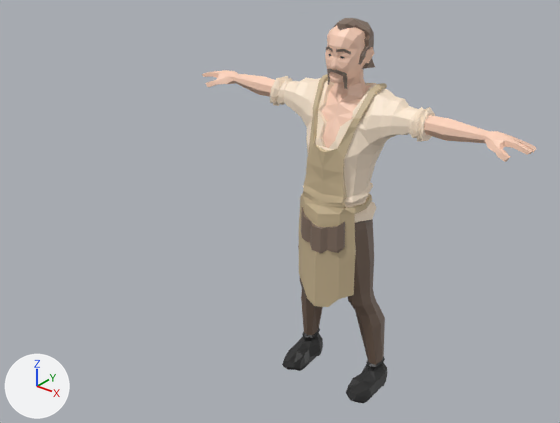
Two versions of the Blender file resources/blender/lp_peasant_1.blend, one commit apart.
Camera for both pictures: a camera (50 mm lens) standing at (1.78, -2.7, 2.45) and looking at (-0.17, -0.26, 0.93). Lighting does not change. The marker at lower left points along +X, +Y and +Z. The picture after the commit comes second.

In view in the first picture: 'peasant_1'.
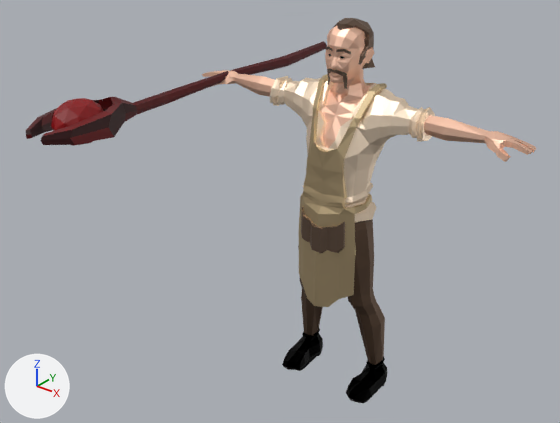
The newer file is also turned or shifted as a whole; pictures and numbers use the older file's frame.

What differs and where, as boxes (x1, y1, x2, y2) in the pictures (560 x 423 px):
'peasant_1', recoloured
    both: (202, 18, 536, 403)
'Staff_Cylinder', added (red)
    after: (26, 41, 327, 146)

What changed in the scene script:
```text
Add img_diff_png:
    img_diff_png = load_image('diff.png', '../models/static/FireStaff/diff.png', 2, 2, 'sRGB')
Add img_diff_png_001:
    img_diff_png_001 = load_image('diff.png.001', '../models/static/FireStaff/diff.png', 2, 2, 'Non-Color')
Add mat_people_texture_map_001:
    mat_people_texture_map_001 = principled_material('People_texture_map.001')
    mat_people_texture_map_001.texture = img_diffuse_texture
    mat_people_texture_map_001.metallic = 1.0
    mat_people_texture_map_001.roughness = 0.553
    mat_people_texture_map_001.specular_ior_level = 1.0
Add mat_material:
    mat_material = bpy.data.materials.new('Material')
    # uses the picture img_diff_png
    # uses the picture img_diff_png_001
Change me_mesh_002:
    where me_mesh_002.from_pydata(...)  # 1312 vertices, 2563 faces; spans x -0.84..0.84, y -0.02..1.77, z -0.13..0.22
    remove me_mesh_002.materials.append(mat_people_texture_map_007)  # picture img_diffuse_texture
    add me_mesh_002.materials.append(mat_people_texture_map_001)  # picture img_diffuse_texture
Add me_staff_cylinder:
    me_staff_cylinder.from_pydata(...)  # 136 vertices, 256 faces; spans x -0.21..0.19, y -0.18..0.12, z -1.0..1.39
    me_staff_cylinder.materials.append(mat_material)
Add ob_staff_cylinder:
    ob_staff_cylinder = bpy.data.objects.new('Staff_Cylinder', me_staff_cylinder)
    ob_staff_cylinder.location = (-0.699, 0.0, 1.395)
    ob_staff_cylinder.rotation_euler = (-1.571, 0.0, -3.142)  # degrees (-90, 0, -180)
    ob_staff_cylinder.scale = (0.65, 0.65, 0.8)
```
